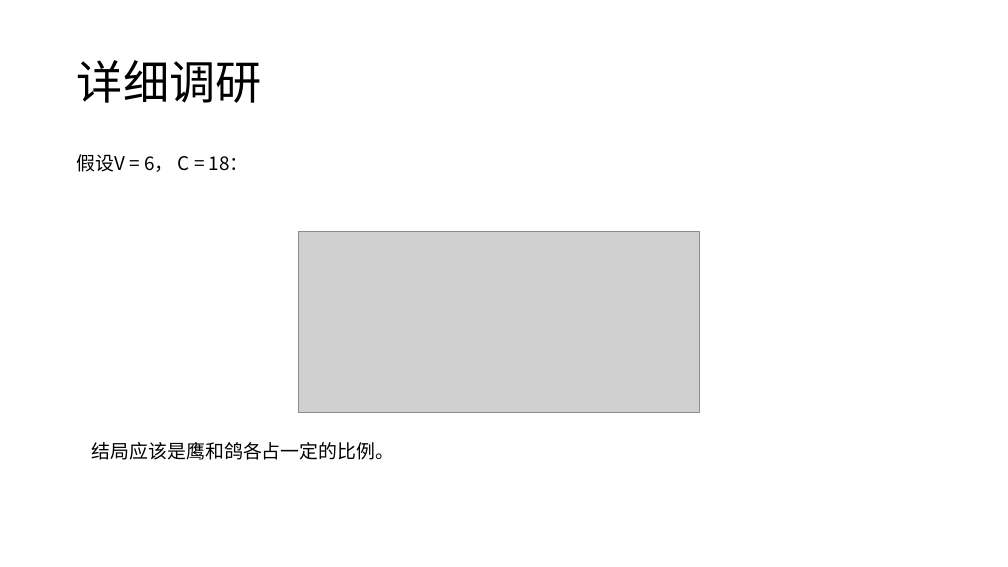
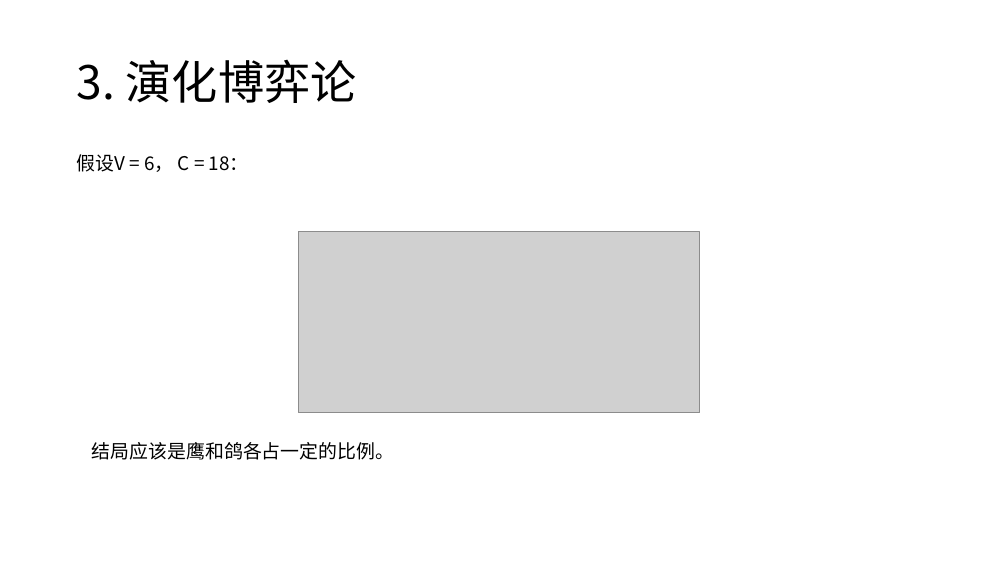
Before and after one commit to CHDYPY/paper, a slide deck: slide 11 of 报告/2021年9月4日/杨攀原.pptx (slide 19 before the commit). Drawn at 1008x567 pixels with LibreOffice and Linux fonts; fonts in the diff are those of the drawing; grey boxes stand for pictures. Boxes give left, top, right and bottom in pixels: in the first picture for what was removed or moved away, otherwise in the second. Text is boxed around its words. In the diff, an @@ line names an element or a change of style, - is before the commit and + after.

```diff
--- a/报告/2021年9月4日/杨攀原.pptx
+++ b/报告/2021年9月4日/杨攀原.pptx
@@ title at bbox=[77, 60, 357, 103]: text changed @@
-详细调研
+3. 演化博弈论
```
Also in this commit, not shown: 9 other slides changed, 8 slides added, 13 slides removed, 1 other file.
